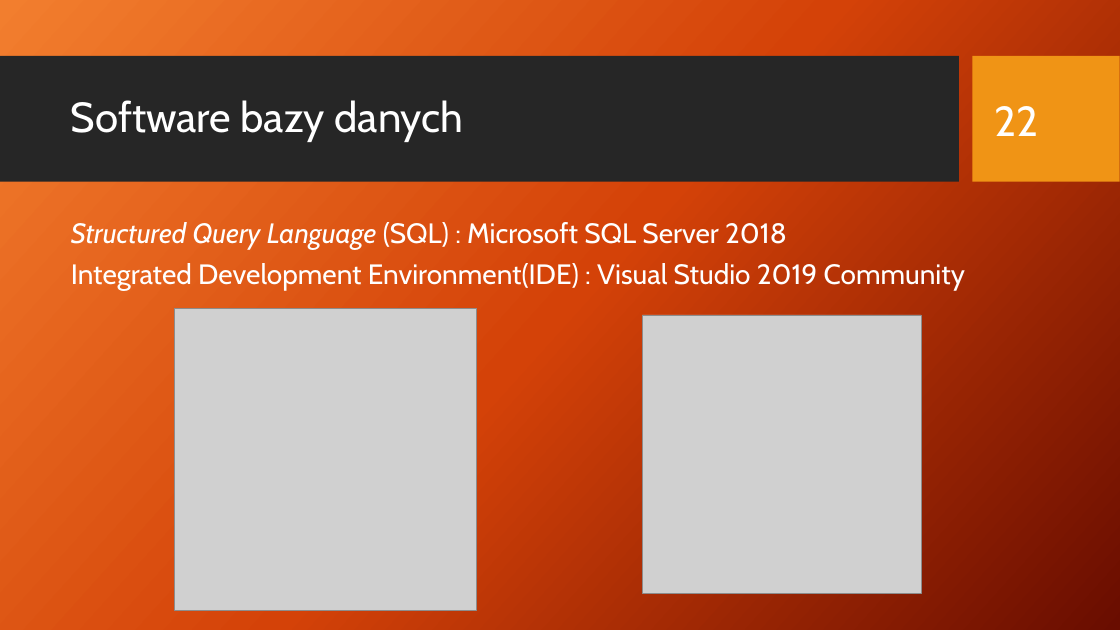
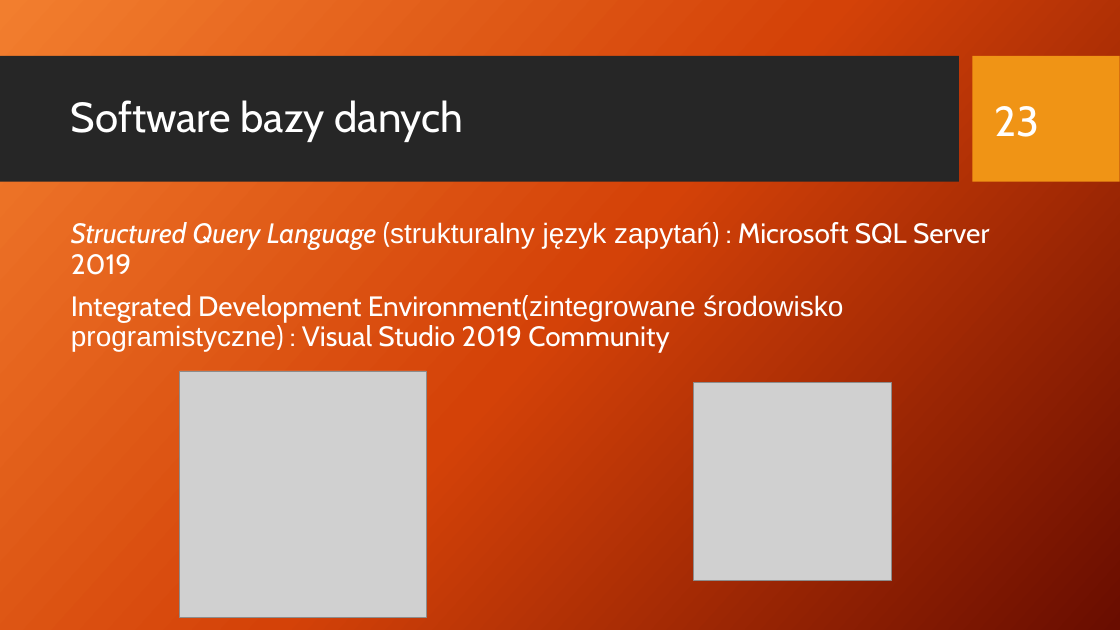
Before and after one commit to rudnickirobert/KWZP2021, a slide deck: slide 23 of Prezentacja_29.04.pptx (slide 22 before the commit). Drawn at 1120x630 pixels with LibreOffice and Linux fonts; fonts in the diff are those of the drawing; grey boxes stand for pictures; background and template pictures are left out. Boxes give left, top, right and bottom in pixels: in the first picture for what was removed or moved away, otherwise in the second. Text is boxed around its words. In the diff, an @@ line names an element or a change of style, - is before the commit and + after.

```diff
--- a/Prezentacja_29.04.pptx
+++ b/Prezentacja_29.04.pptx
@@ page number at (994, 106, 1039, 137): text changed @@
-22
+23
@@ text at (71, 222, 989, 352): text changed @@
-Structured Query Language (SQL) : Microsoft SQL Server 2018
-Integrated Development Environment(IDE) : Visual Studio 2019 Community
+Structured Query Language (strukturalny język zapytań) : Microsoft SQL Server 2019
+Integrated Development Environment(zintegrowane środowisko programistyczne) : Visual Studio 2019 Community
@@ picture: place and size @@
-picture at (175, 308, 477, 611)
+picture at (180, 371, 427, 618)
@@ picture: place and size @@
-picture at (643, 315, 922, 594)
+picture at (694, 383, 892, 581)
```
Also in this commit, not shown: 2 other slides changed, 2 slides added, 1 slide removed.
